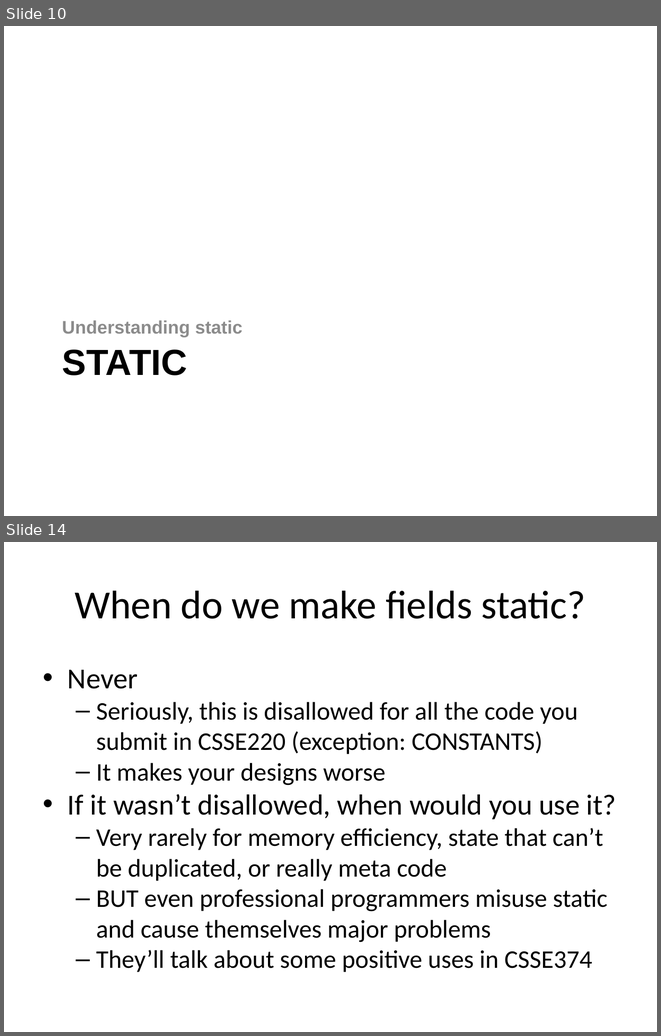
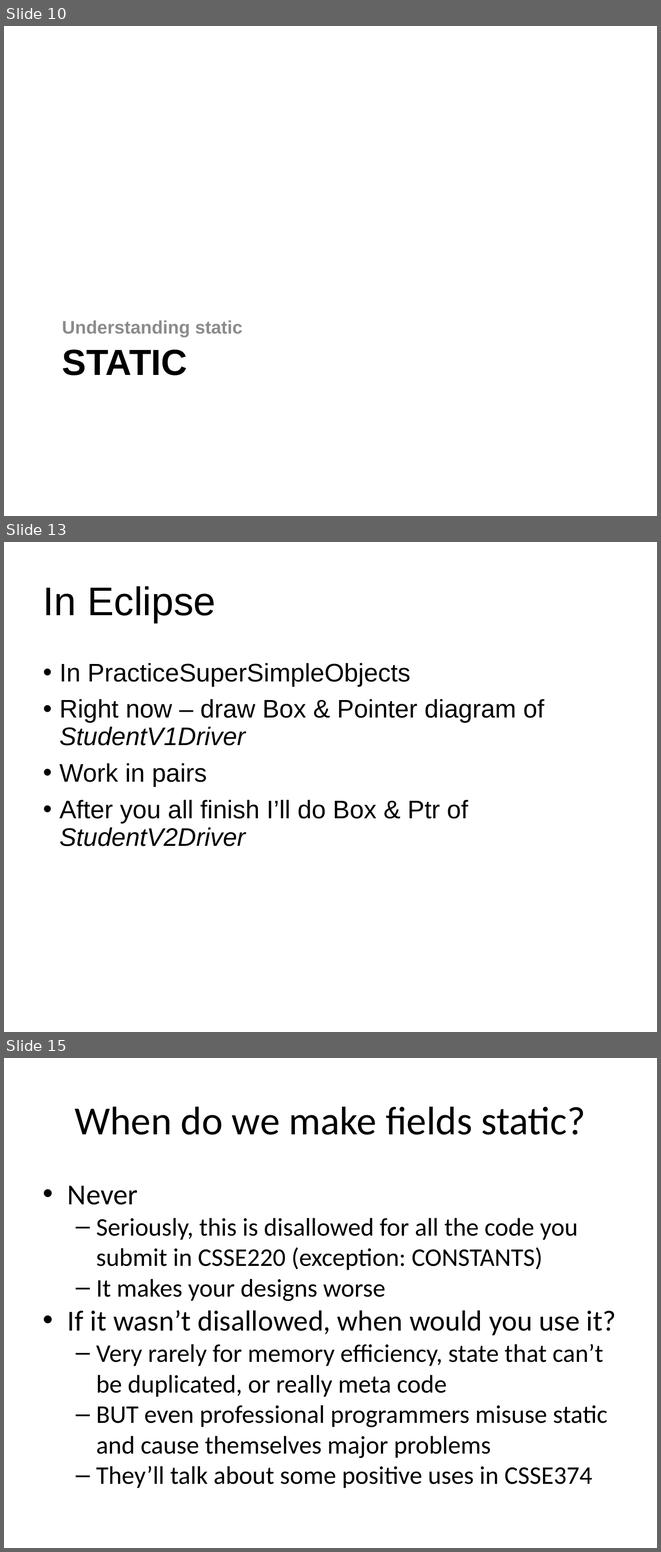
Before and after one commit to RHIT-CSSE/csse220, a slide deck: ClassMaterials/SimpleObjects/Slides/Classes and References.pptx. Shown one above the other, each under a label of ours: slides 10 and 14 before the commit, slides 10, 13 and 15 after it; the slides between them are not shown. The pictures are 661x1036 and 661x1552 pixels, drawn with LibreOffice and Linux fonts; fonts in the diff are those of the drawing. Boxes give left, top, right and bottom in pixels: in the first picture for what was removed or moved away, otherwise in the second. Text is boxed around its words. In the diff, an @@ line names an element or a change of style, - is before the commit and + after.

Commit message:
update SuperSimpleObjects day

```diff
--- a/ClassMaterials/SimpleObjects/Slides/Classes and References.pptx
+++ b/ClassMaterials/SimpleObjects/Slides/Classes and References.pptx
@@ slide 13 added at (4, 542, 657, 1032), background #FFFFFF @@
@@ title added at (43, 586, 216, 623), 44 pt, text #000000 @@
+In Eclipse
@@ text added at (60, 663, 545, 846), 28 pt, text #000000 @@
+• In PracticeSuperSimpleObjects
+• Right now – draw Box & Pointer diagram of StudentV1Driver
+• Work in pairs
+• After you all finish I’ll do Box & Ptr of StudentV2Driver
@@ what was slide 14 is now slide 15 @@
```
Also in this commit, not shown: 8 slides changed, 2 other slides added, 1 slide removed, 8 other files.
